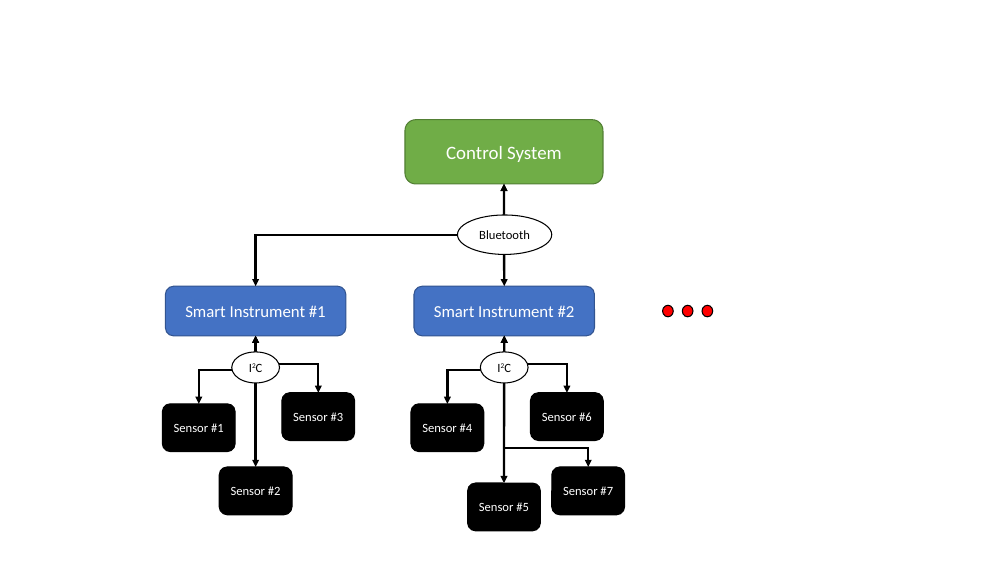
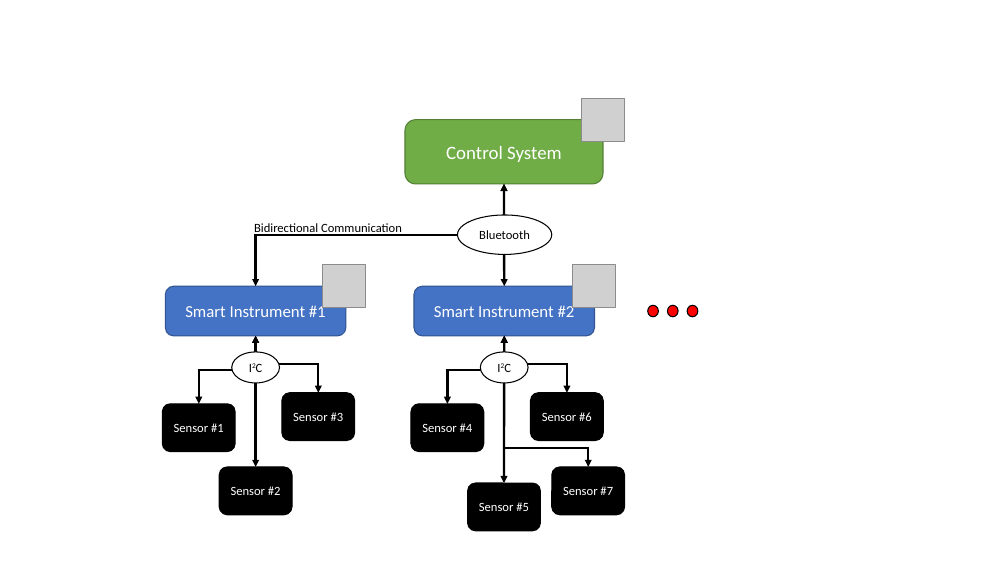
Before and after one commit to HumanPerformance/ControlSystem, a slide deck: slide 1 of Documentation/Media/Figures.pptx. Drawn at 1008x567 pixels with LibreOffice and Linux fonts; fonts in the diff are those of the drawing; grey boxes stand for pictures. Boxes give left, top, right and bottom in pixels: in the first picture for what was removed or moved away, otherwise in the second. Text is boxed around its words. In the diff, an @@ line names an element or a change of style, - is before the commit and + after.

```diff
--- a/Documentation/Media/Figures.pptx
+++ b/Documentation/Media/Figures.pptx
@@ group added at (254, 98, 625, 308): 3 pictures, 1 text @@
+Bidirectional Communication
@@ 3 ellipses: place and size @@
-3 ellipses at (662, 306, 713, 317)
+3 ellipses at (648, 306, 698, 317)
```
Also in this commit, not shown: 5 other files.
